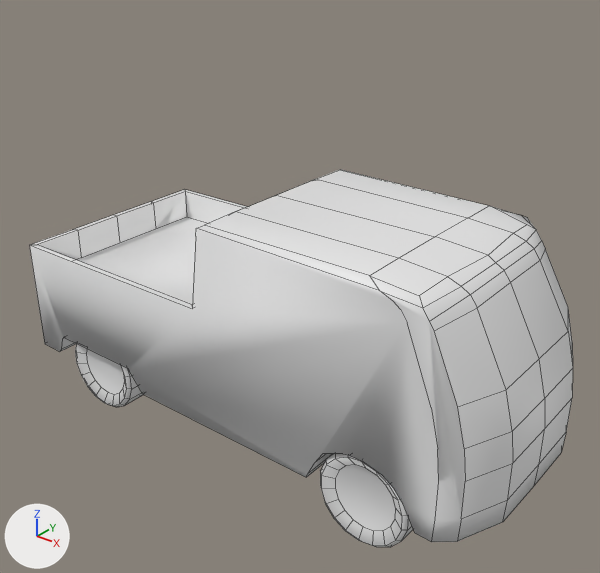
A saved change to the Blender file vlabs2/vl.vlabs.com.ua/models/kinsmart/Volkswagen1963BusDoublePickup/Volkswagen1963BusDoublePickup.blend.
The view is the same before and after, from a 50 mm camera at (0.1196, -0.1529, 0.098) aimed at (-0.0029, 0.0002, 0.0031). Lighting does not change. The marker at lower left points along +X, +Y and +Z. Mesh edges are drawn as thin lines. Materials are left out; every surface is plain grey.

The first picture shows 'Volkswagen1963BusDoublePickup', 'wheelFL.001', 'wheelFL.002'.
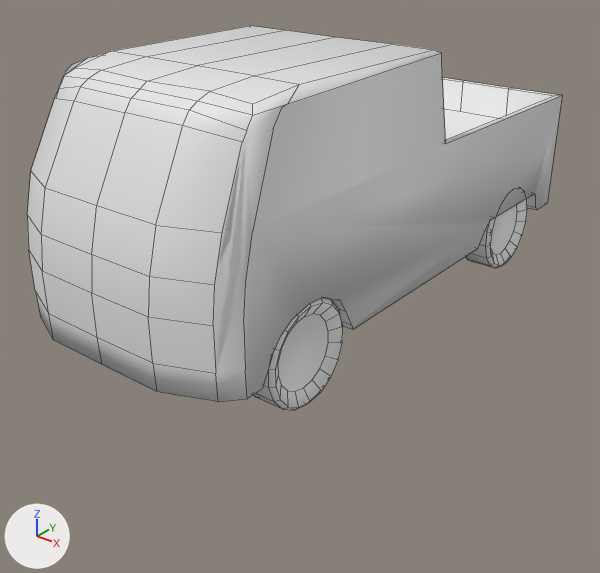
The change, as a list of edits to the scene's bpy script:
```text
Change me_volkswagen1963busdoublepickupggeometry:
    where me_volkswagen1963busdoublepickupggeometry.from_pydata(...)  # 152 vertices, 97 faces; spans x -0.0767..0.0667, y -0.0306..0.0306, z -0.0268..0.0272
    used by ob_volkswagen1963busdoublepickup; location = (0.0, 0.0, 0.0)
    me_volkswagen1963busdoublepickupggeometry part 1: the whole mesh is turned -90 degrees about the z axis through its middle, then moved by (0.005, 0.005, 0.016)
Add me_volkswagen1963busdoublepickupwheelgeometry:
    me_volkswagen1963busdoublepickupwheelgeometry.from_pydata(...)  # 108 vertices, 92 faces; spans x -0.0044..0.0044, y -0.0121..0.0119, z -0.0122..0.0122
    me_volkswagen1963busdoublepickupwheelgeometry.polygons.foreach_set('use_smooth', [True] * 92)
Change ob_volkswagen1963busdoublepickup:
    ob_volkswagen1963busdoublepickup.location: (0.0, 0.0, 0.0) -> (0.0, 0.0, 0.0226)
Remove ob_wheelfl_002:
    ob_wheelfl_002 = bpy.data.objects.new('wheelFL.002', me_wheelgeometry)
    ob_wheelfl_002.parent = ob_volkswagen1963busdoublepickup
    ob_wheelfl_002.location = (-0.0514, -0.0256, -0.0265)
    ob_wheelfl_002.rotation_euler = (1.571, 0.0, 0.0)  # degrees (90, 0, 0)
Remove ob_wheelfl_001:
    ob_wheelfl_001 = bpy.data.objects.new('wheelFL.001', me_wheelgeometry)
    ob_wheelfl_001.parent = ob_volkswagen1963busdoublepickup
    ob_wheelfl_001.location = (0.0385, -0.0256, -0.0265)
    ob_wheelfl_001.rotation_euler = (1.571, 0.0, 0.0)  # degrees (90, 0, 0)
Add ob_volkswagen1963busdoublepickup_wheelrl:
    ob_volkswagen1963busdoublepickup_wheelrl = bpy.data.objects.new('Volkswagen1963BusDoublePickup_wheelRL', me_volkswagen1963busdoublepickupwheelgeometry)
    ob_volkswagen1963busdoublepickup_wheelrl.parent = ob_volkswagen1963busdoublepickup
    ob_volkswagen1963busdoublepickup_wheelrl.matrix_parent_inverse = Matrix(((1.0, 0.0, 0.0, -0.1), (0.0, 1.0, 0.0, 0.0), (0.0, 0.0, 1.0, -0.0226), (0.0, 0.0, 0.0, 1.0)))
    ob_volkswagen1963busdoublepickup_wheelrl.location = (0.126, 0.0517, 0.0121)
Add ob_volkswagen1963busdoublepickup_wheelfl:
    ob_volkswagen1963busdoublepickup_wheelfl = bpy.data.objects.new('Volkswagen1963BusDoublePickup_wheelFL', me_volkswagen1963busdoublepickupwheelgeometry)
    ob_volkswagen1963busdoublepickup_wheelfl.parent = ob_volkswagen1963busdoublepickup
    ob_volkswagen1963busdoublepickup_wheelfl.matrix_parent_inverse = Matrix(((1.0, 0.0, 0.0, -0.1), (0.0, 1.0, 0.0, 0.0), (0.0, 0.0, 1.0, -0.0226), (0.0, 0.0, 0.0, 1.0)))
    ob_volkswagen1963busdoublepickup_wheelfl.location = (0.126, -0.0379, 0.0121)
```

What differs and where, as boxes [x1, y1, x2, y2] in the pictures (600 x 573 px):
'Volkswagen1963BusDoublePickup', mesh turned, moved
    before: [29, 170, 573, 542]
    after: [27, 26, 562, 402]
'Volkswagen1963BusDoublePickup_wheelFL', added
    after: [254, 298, 343, 410]
'wheelFL.001', deleted
    before: [320, 454, 413, 547]
'wheelFL.002', deleted
    before: [75, 343, 144, 407]
'Volkswagen1963BusDoublePickup_wheelRL', added
    after: [466, 198, 527, 268]
